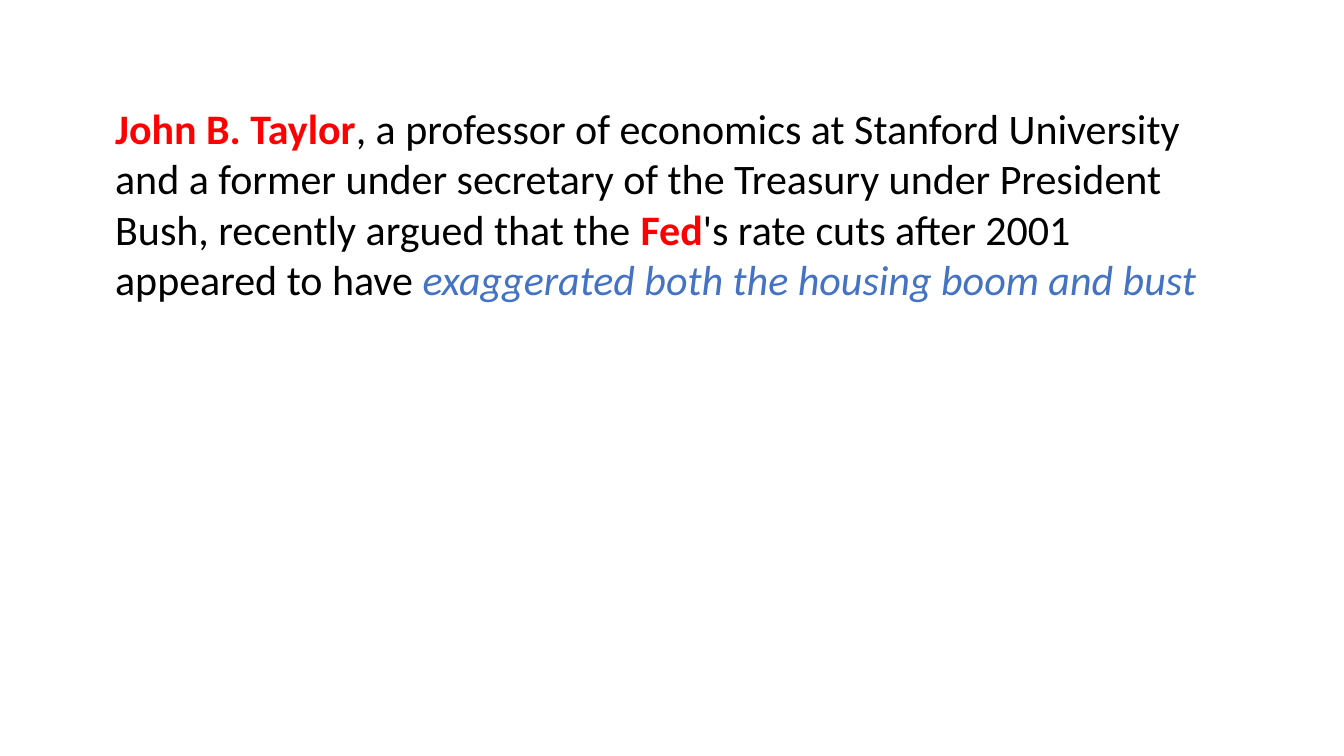
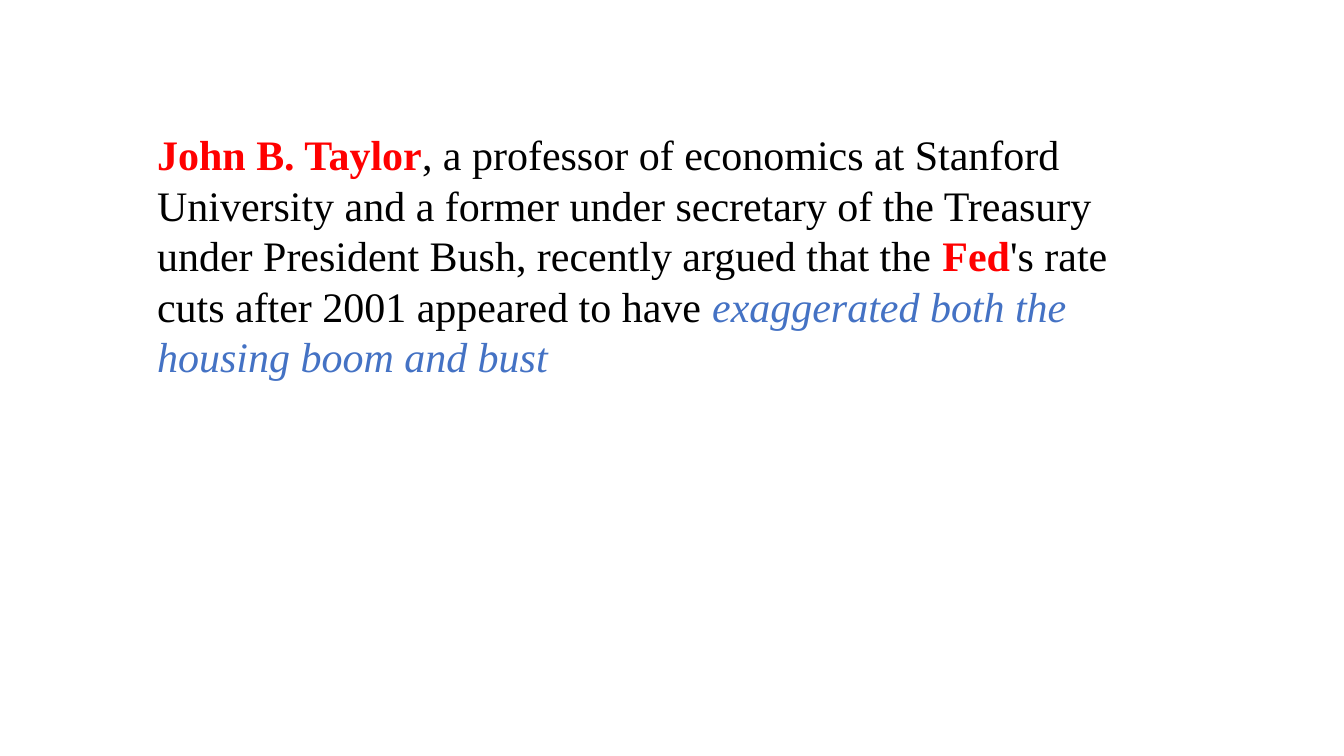
Before and after one commit to Shuailong/BlamePipeline, a slide deck: slide 3 of doc/graphs.pptx. Drawn at 1344x756 pixels with LibreOffice and Linux fonts; fonts in the diff are those of the drawing. Boxes give left, top, right and bottom in pixels: in the first picture for what was removed or moved away, otherwise in the second. Text is boxed around its words. In the diff, an @@ line names an element or a change of style, - is before the commit and + after.

```diff
--- a/doc/graphs.pptx
+++ b/doc/graphs.pptx
@@ text "John B. Taylor, a professor ...": place and size @@
-text "John B. Taylor, a professor ..." at [115,114,1196,302]
+text "John B. Taylor, a professor ..." at [157,140,1107,380]
@@ text "John B. Taylor, a professor ..." at [157,140,1107,380]: font Calibri to Times New Roman @@
```
Also in this commit, not shown: 1 slide added, 10 other files.
